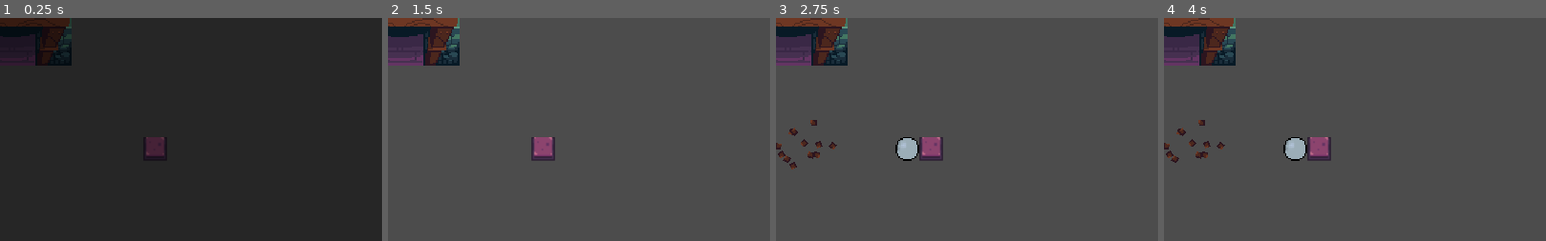
Above: before the commit, frames 1-4 (left to right).
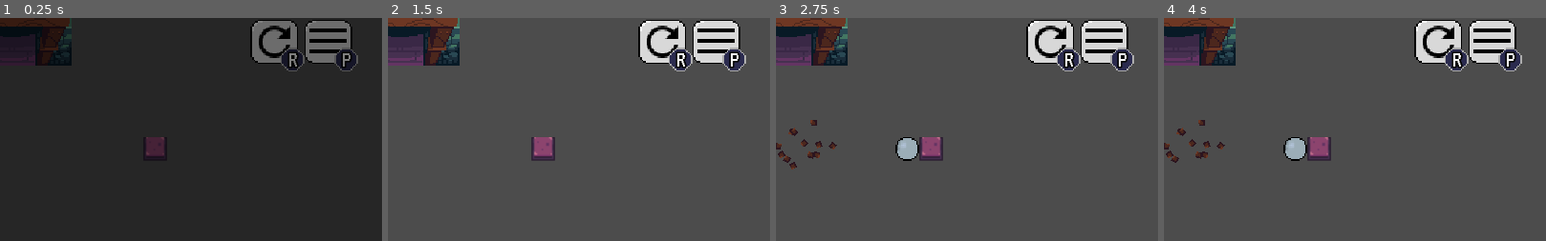
Above: after the commit, the same moments.

Repository: bc5g15/rock-push
Game: Godot game, scene res://Debug.tscn
The game is run twice, just before and just after one commit, with the same random seed, the same clock (stepped at 60 frames per second) and the same inputs.
Inputs (mouse positions are % of the whole screen's width and height, from its top left):
- Up to frame 1 (0.25 s): no input
- Up to frame 2 (1.5 s): tap Enter (ui_accept) at 0.5, 0.77 s; hold D (right) 0.53-1.28 s; hold S (down) from 1.28 s (still down)
- Up to frame 3 (2.75 s): tap Enter (ui_accept) at 1.52 s; release S (down) at 2.03 s; hold D (right) from 2.03 s (still down)
- Up to frame 4 (4 s): release D (right) at 2.78 s; hold W (up) 2.78-3.5 s; tap Enter (ui_accept) at 3.02 s; click (93, 5) at 3.52 s
The pictures show only the part of the screen within x 50-100%, y 0-50%; the shares and areas given below are measured in that part.

The runs differ from the first frame. In frame 1, 4.7% of the frame differs, in the area x 65-94%, y 0-24%; in frame 2, 5.1%; in frame 3, 5.1%; in frame 4, 5.1%.

Commit message:
Add overlay menu to player object
I don't want to add it to every level one by one
It will be required to be attached to the player viewport

Diff:
--- a/Prefabs/Player.tscn
+++ b/Prefabs/Player.tscn
@@ -10,19 +10,7 @@
 [ext_resource path="res://Assets/Player/hero-female-back-attack.png" type="Texture" id=8]
 [ext_resource path="res://Assets/Player/hero-female-front-attack.png" type="Texture" id=9]
 [ext_resource path="res://Assets/Player/hero-female-side-attack.png" type="Texture" id=10]
-
-
-
-
-
-
-
-
-
-
-
-
-
+[ext_resource path="res://OverlayMenu.tscn" type="PackedScene" id=11]
 
 [sub_resource type="AtlasTexture" id=1]
 atlas = ExtResource( 9 )
@@ -37,51 +25,51 @@
 region = Rect2( 96, 0, 32, 32 )
 
 [sub_resource type="AtlasTexture" id=4]
+atlas = ExtResource( 6 )
+region = Rect2( 0, 0, 32, 32 )
+
+[sub_resource type="AtlasTexture" id=5]
+atlas = ExtResource( 6 )
+region = Rect2( 32, 0, 32, 32 )
+
+[sub_resource type="AtlasTexture" id=6]
+atlas = ExtResource( 6 )
+region = Rect2( 64, 0, 32, 32 )
+
+[sub_resource type="AtlasTexture" id=7]
+atlas = ExtResource( 6 )
+region = Rect2( 96, 0, 32, 32 )
+
+[sub_resource type="AtlasTexture" id=8]
+atlas = ExtResource( 6 )
+region = Rect2( 128, 0, 32, 32 )
+
+[sub_resource type="AtlasTexture" id=9]
+atlas = ExtResource( 6 )
+region = Rect2( 160, 0, 32, 32 )
+
+[sub_resource type="AtlasTexture" id=10]
 atlas = ExtResource( 7 )
 region = Rect2( 0, 0, 32, 32 )
 
-[sub_resource type="AtlasTexture" id=5]
+[sub_resource type="AtlasTexture" id=11]
 atlas = ExtResource( 7 )
 region = Rect2( 32, 0, 32, 32 )
 
-[sub_resource type="AtlasTexture" id=6]
+[sub_resource type="AtlasTexture" id=12]
 atlas = ExtResource( 7 )
 region = Rect2( 64, 0, 32, 32 )
 
-[sub_resource type="AtlasTexture" id=7]
+[sub_resource type="AtlasTexture" id=13]
 atlas = ExtResource( 7 )
 region = Rect2( 96, 0, 32, 32 )
 
-[sub_resource type="AtlasTexture" id=8]
+[sub_resource type="AtlasTexture" id=14]
 atlas = ExtResource( 7 )
 region = Rect2( 128, 0, 32, 32 )
 
-[sub_resource type="AtlasTexture" id=9]
+[sub_resource type="AtlasTexture" id=15]
 atlas = ExtResource( 7 )
-region = Rect2( 160, 0, 32, 32 )
-
-[sub_resource type="AtlasTexture" id=10]
-atlas = ExtResource( 6 )
-region = Rect2( 0, 0, 32, 32 )
-
-[sub_resource type="AtlasTexture" id=11]
-atlas = ExtResource( 6 )
-region = Rect2( 32, 0, 32, 32 )
-
-[sub_resource type="AtlasTexture" id=12]
-atlas = ExtResource( 6 )
-region = Rect2( 64, 0, 32, 32 )
-
-[sub_resource type="AtlasTexture" id=13]
-atlas = ExtResource( 6 )
-region = Rect2( 96, 0, 32, 32 )
-
-[sub_resource type="AtlasTexture" id=14]
-atlas = ExtResource( 6 )
-region = Rect2( 128, 0, 32, 32 )
-
-[sub_resource type="AtlasTexture" id=15]
-atlas = ExtResource( 6 )
 region = Rect2( 160, 0, 32, 32 )
 
 [sub_resource type="AtlasTexture" id=16]
@@ -151,12 +139,17 @@
 }, {
 "frames": [ SubResource( 4 ), SubResource( 5 ), SubResource( 6 ), SubResource( 7 ), SubResource( 8 ), SubResource( 9 ) ],
 "loop": true,
-"name": "walk-right",
+"name": "walk-down",
+"speed": 5.0
+}, {
+"frames": [ ExtResource( 1 ) ],
+"loop": true,
+"name": "down",
 "speed": 5.0
 }, {
 "frames": [ SubResource( 10 ), SubResource( 11 ), SubResource( 12 ), SubResource( 13 ), SubResource( 14 ), SubResource( 15 ) ],
 "loop": true,
-"name": "walk-down",
+"name": "walk-right",
 "speed": 5.0
 }, {
 "frames": [ SubResource( 16 ), SubResource( 17 ), SubResource( 18 ) ],
@@ -172,11 +165,6 @@
 "frames": [ SubResource( 22 ), SubResource( 23 ), SubResource( 24 ), SubResource( 25 ), SubResource( 26 ), SubResource( 27 ) ],
 "loop": true,
 "name": "walk-up",
-"speed": 5.0
-}, {
-"frames": [ ExtResource( 1 ) ],
-"loop": true,
-"name": "down",
 "speed": 5.0
 } ]
 
@@ -200,3 +188,7 @@
 shape = SubResource( 29 )
 
 [node name="Camera2D" type="Camera2D" parent="."]
+
+[node name="CanvasLayer" type="CanvasLayer" parent="."]
+
+[node name="Control" parent="CanvasLayer" instance=ExtResource( 11 )]
Not shown: 1 places in Prefabs/Player.tscn that only renumber resources
